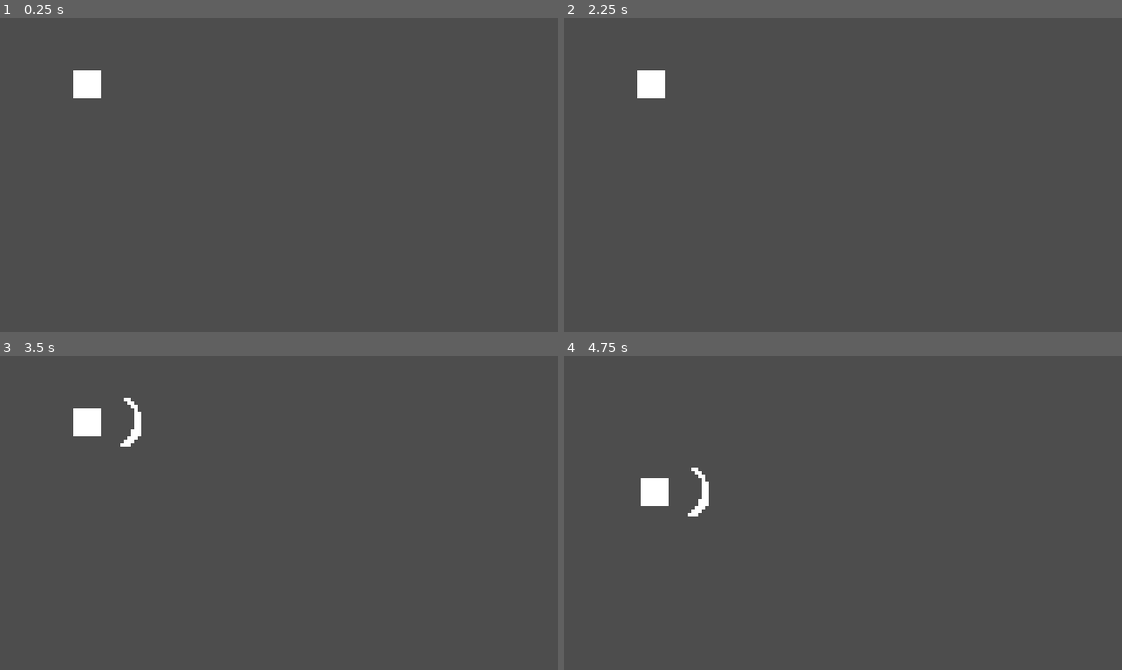
Above: before the commit, frames 1-4 (two rows, left to right).
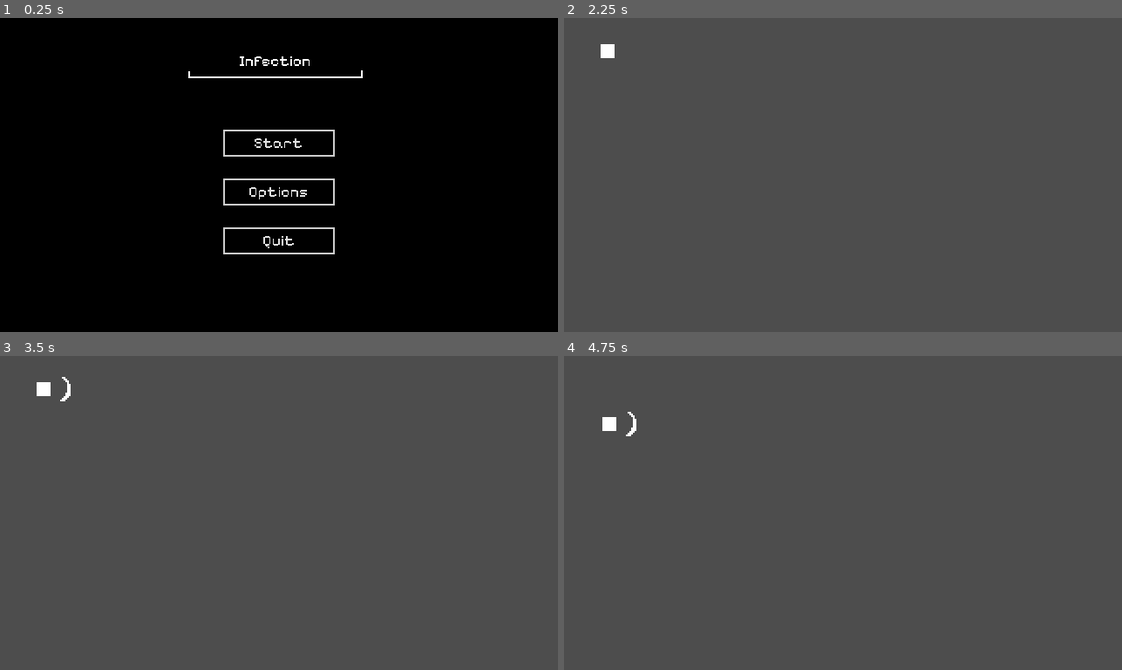
Above: after the commit, the same moments.

Repository: MortorG/WildJam67
Game: Godot game, scene res://Scenes/Interface/main_menu.tscn
The game is run twice, just before and just after one commit, with the same random seed, the same clock (stepped at 60 frames per second) and the same inputs. Before the commit the project starts from res://Scenes/game.tscn.
Inputs (mouse positions are in pixels of both pictures, inside the frame that each line leads up to):
- Up to frame 1 (0.25 s): no input
- Up to frame 2 (2.25 s): click (843, 190) at 0.5 s, where only the run after the commit has a clickable "Options"; click (843, 102) at 1.25 s, where only the run after the commit has a clickable "Back"; click (843, 143) at 2 s, where only the run after the commit has a clickable "Start"
- Up to frame 3 (3.5 s): tap Enter at 2.75 s; hold D (move_right) from 2.78 s (still down); hold J (slash) from 2.78 s (still down)
- Up to frame 4 (4.75 s): tap Space at 3.5 s; release D (move_right) at 3.53 s; release J (slash) at 3.53 s; hold S (move_down) 3.53-4.28 s; tap J (slash) at 3.6 s; hold D (move_right) from 4.28 s (still down); hold J (slash) from 4.28 s (still down)

The runs differ from the first frame. In frame 1, 100% of the frame differs, in the area x 0-100%, y 0-100%; in frame 2, 0.6%; in frame 3, 0.8%; in frame 4, 0.8%.

Commit message:
add main and pause menus

Diff:
--- /dev/null
+++ b/Jam/Resources/main_ui_theme.tres
@@ -0,0 +1,44 @@
+[gd_resource type="Theme" load_steps=6 format=3 uid="uid://tsxweyrh2p8p"]
+
+[ext_resource type="FontFile" uid="uid://dhe42jroq5i1e" path="res://Resources/PixelifySans-Regular.ttf" id="1_4asxh"]
+
+[sub_resource type="StyleBoxFlat" id="StyleBoxFlat_fem0q"]
+bg_color = Color(0, 0, 0, 1)
+border_width_left = 1
+border_width_top = 1
+border_width_right = 1
+border_width_bottom = 1
+border_color = Color(0.313726, 0.313726, 0.313726, 1)
+
+[sub_resource type="StyleBoxFlat" id="StyleBoxFlat_47j1r"]
+bg_color = Color(0, 0, 0, 1)
+border_width_left = 3
+border_width_top = 3
+border_width_right = 3
+border_width_bottom = 3
+border_color = Color(0.858824, 0.784314, 0.67451, 1)
+
+[sub_resource type="StyleBoxFlat" id="StyleBoxFlat_cmeow"]
+bg_color = Color(0, 0, 0, 1)
+border_width_left = 2
+border_width_top = 2
+border_width_right = 2
+border_width_bottom = 2
+
+[sub_resource type="StyleBoxFlat" id="StyleBoxFlat_b48y0"]
+bg_color = Color(0, 0, 0, 1)
+border_width_left = 3
+border_width_top = 3
+border_width_right = 3
+border_width_bottom = 3
+border_color = Color(0.972549, 0.752941, 0.196078, 1)
+
+[resource]
+Button/font_sizes/font_size = 18
+Button/fonts/font = ExtResource("1_4asxh")
+Button/styles/disabled = SubResource("StyleBoxFlat_fem0q")
+Button/styles/hover = SubResource("StyleBoxFlat_47j1r")
+Button/styles/normal = SubResource("StyleBoxFlat_cmeow")
+Button/styles/pressed = SubResource("StyleBoxFlat_b48y0")
+Label/font_sizes/font_size = 18
+Label/fonts/font = ExtResource("1_4asxh")
--- /dev/null
+++ b/Jam/Scenes/Interface/game_canvas.tscn
@@ -0,0 +1,8 @@
+[gd_scene load_steps=2 format=3 uid="uid://cj1kcan1vleuv"]
+
+[ext_resource type="PackedScene" uid="uid://ccg5qqnkmwon0" path="res://Scenes/Interface/pause_menu.tscn" id="1_t8n3i"]
+
+[node name="CanvasLayer" type="CanvasLayer"]
+
+[node name="PauseMenu" parent="." instance=ExtResource("1_t8n3i")]
+visible = false
--- /dev/null
+++ b/Jam/Scenes/Interface/main_menu.tscn
@@ -0,0 +1,124 @@
+[gd_scene load_steps=4 format=3 uid="uid://w0s507coo7dm"]
+
+[ext_resource type="Script" path="res://Scripts/Interface/MainMenu.gd" id="1_5e1us"]
+[ext_resource type="Theme" uid="uid://tsxweyrh2p8p" path="res://Resources/main_ui_theme.tres" id="1_ip4ko"]
+[ext_resource type="PackedScene" uid="uid://cycvmhfxfa1cr" path="res://Scenes/Interface/options_submenu.tscn" id="3_6yk75"]
+
+[node name="MainMenu" type="Control"]
+layout_mode = 3
+anchors_preset = 15
+anchor_right = 1.0
+anchor_bottom = 1.0
+grow_horizontal = 2
+grow_vertical = 2
+
+[node name="Background" type="ColorRect" parent="."]
+layout_mode = 1
+anchors_preset = 15
+anchor_right = 1.0
+anchor_bottom = 1.0
+grow_horizontal = 2
+grow_vertical = 2
+color = Color(0, 0, 0, 1)
+script = ExtResource("1_5e1us")
+
+[node name="Header" type="Label" parent="Background"]
+texture_filter = 1
+layout_mode = 1
+anchors_preset = 5
+anchor_left = 0.5
+anchor_right = 0.5
+offset_left = -104.0
+offset_top = 32.0
+offset_right = 96.0
+offset_bottom = 67.0
+grow_horizontal = 2
+theme = ExtResource("1_ip4ko")
+text = "Infection"
+horizontal_alignment = 1
+vertical_alignment = 1
+
+[node name="Border-bottom" type="ColorRect" parent="Background/Header"]
+layout_mode = 1
+anchors_preset = 12
+anchor_top = 1.0
+anchor_right = 1.0
+anchor_bottom = 1.0
+offset_bottom = 2.0
+grow_horizontal = 2
+grow_vertical = 0
+
+[node name="Border-left" type="ColorRect" parent="Background/Header"]
+layout_mode = 1
+anchors_preset = 9
+anchor_bottom = 1.0
+offset_top = 29.0
+offset_right = 2.0
+grow_vertical = 2
+
+[node name="Border-right" type="ColorRect" parent="Background/Header"]
+layout_mode = 1
+anchors_preset = 11
+anchor_left = 1.0
+anchor_right = 1.0
+anchor_bottom = 1.0
+offset_left = -2.0
+offset_top = 28.0
+grow_horizontal = 0
+grow_vertical = 2
+
+[node name="Start" type="Button" parent="Background"]
+layout_mode = 1
+anchors_preset = 8
+anchor_left = 0.5
+anchor_top = 0.5
+anchor_right = 0.5
+anchor_bottom = 0.5
+offset_left = -64.0
+offset_top = -52.0
+offset_right = 64.0
+offset_bottom = -21.0
+grow_horizontal = 2
+grow_vertical = 2
+theme = ExtResource("1_ip4ko")
+text = "Start"
+
+[node name="Options" type="Button" parent="Background"]
+layout_mode = 1
+anchors_preset = 8
+anchor_left = 0.5
+anchor_top = 0.5
+anchor_right = 0.5
+anchor_bottom = 0.5
+offset_left = -64.0
+offset_top = 4.0
+offset_right = 64.0
+offset_bottom = 35.0
+grow_horizontal = 2
+grow_vertical = 2
+theme = ExtResource("1_ip4ko")
+text = "Options"
+
+[node name="Quit" type="Button" parent="Background"]
+layout_mode = 1
+anchors_preset = 8
+anchor_left = 0.5
+anchor_top = 0.5
+anchor_right = 0.5
+anchor_bottom = 0.5
+offset_left = -64.0
+offset_top = 60.0
+offset_right = 64.0
+offset_bottom = 91.0
+grow_horizontal = 2
+grow_vertical = 2
+theme = ExtResource("1_ip4ko")
+text = "Quit"
+
+[node name="Options" parent="." instance=ExtResource("3_6yk75")]
+visible = false
+layout_mode = 1
+
+[connection signal="pressed" from="Background/Start" to="Background" method="_on_start_pressed"]
+[connection signal="pressed" from="Background/Options" to="Background" method="_on_options_pressed"]
+[connection signal="pressed" from="Background/Quit" to="Background" method="_on_quit_pressed"]
--- /dev/null
+++ b/Jam/Scenes/Interface/options_submenu.tscn
@@ -0,0 +1,65 @@
+[gd_scene load_steps=3 format=3 uid="uid://cycvmhfxfa1cr"]
+
+[ext_resource type="Script" path="res://Scripts/Interface/OptionsMenu.gd" id="1_3cmwl"]
+[ext_resource type="Theme" uid="uid://tsxweyrh2p8p" path="res://Resources/main_ui_theme.tres" id="2_5r7me"]
+
+[node name="Options" type="ColorRect"]
+process_mode = 3
+anchors_preset = 15
+anchor_right = 1.0
+anchor_bottom = 1.0
+grow_horizontal = 2
+grow_vertical = 2
+color = Color(0, 0, 0, 1)
+script = ExtResource("1_3cmwl")
+
+[node name="Back" type="Button" parent="."]
+layout_mode = 1
+anchors_preset = 8
+anchor_left = 0.5
+anchor_top = 0.5
+anchor_right = 0.5
+anchor_bottom = 0.5
+offset_left = -64.0
+offset_top = -100.0
+offset_right = 64.0
+offset_bottom = -69.0
+grow_horizontal = 2
+grow_vertical = 2
+theme = ExtResource("2_5r7me")
+text = "Back"
+
+[node name="Header" type="Label" parent="."]
+texture_filter = 1
+layout_mode = 1
+anchors_preset = 5
+anchor_left = 0.5
+anchor_right = 0.5
+offset_left = -104.0
+offset_top = 32.0
+offset_right = 96.0
+offset_bottom = 67.0
+grow_horizontal = 2
+theme = ExtResource("2_5r7me")
+text = "Options"
+horizontal_alignment = 1
+vertical_alignment = 1
+
+[node name="TempLabel" type="Label" parent="."]
+texture_filter = 1
+layout_mode = 1
+anchors_preset = 5
+anchor_left = 0.5
+anchor_right = 0.5
+offset_left = -104.0
+offset_top = 184.0
+offset_right = 96.0
+offset_bottom = 219.0
+grow_horizontal = 2
+theme = ExtResource("2_5r7me")
+theme_override_colors/font_color = Color(0.717647, 0.717647, 0.717647, 1)
+text = "in development..."
+horizontal_alignment = 1
+vertical_alignment = 1
+
+[connection signal="pressed" from="Back" to="." method="_on_back_pressed"]
--- /dev/null
+++ b/Jam/Scenes/Interface/pause_menu.tscn
@@ -0,0 +1,125 @@
+[gd_scene load_steps=4 format=3 uid="uid://ccg5qqnkmwon0"]
+
+[ext_resource type="Script" path="res://Scripts/Interface/PauseMenu.gd" id="1_t1isg"]
+[ext_resource type="Theme" uid="uid://tsxweyrh2p8p" path="res://Resources/main_ui_theme.tres" id="2_pjaxh"]
+[ext_resource type="PackedScene" uid="uid://cycvmhfxfa1cr" path="res://Scenes/Interface/options_submenu.tscn" id="3_fpffe"]
+
+[node name="PauseMenu" type="Control"]
+process_mode = 3
+layout_mode = 3
+anchors_preset = 15
+anchor_right = 1.0
+anchor_bottom = 1.0
+grow_horizontal = 2
+grow_vertical = 2
+
+[node name="Background" type="ColorRect" parent="."]
+layout_mode = 1
+anchors_preset = 15
+anchor_right = 1.0
+anchor_bottom = 1.0
+grow_horizontal = 2
+grow_vertical = 2
+color = Color(0, 0, 0, 0.301961)
+script = ExtResource("1_t1isg")
+
+[node name="Header" type="Label" parent="Background"]
+texture_filter = 1
+layout_mode = 1
+anchors_preset = 5
+anchor_left = 0.5
+anchor_right = 0.5
+offset_left = -104.0
+offset_top = 32.0
+offset_right = 96.0
+offset_bottom = 67.0
+grow_horizontal = 2
+theme = ExtResource("2_pjaxh")
+text = "Pause"
+horizontal_alignment = 1
+vertical_alignment = 1
+
+[node name="Border-bottom" type="ColorRect" parent="Background/Header"]
+layout_mode = 1
+anchors_preset = 12
+anchor_top = 1.0
+anchor_right = 1.0
+anchor_bottom = 1.0
+offset_bottom = 2.0
+grow_horizontal = 2
+grow_vertical = 0
+
+[node name="Border-left" type="ColorRect" parent="Background/Header"]
+layout_mode = 1
+anchors_preset = 9
+anchor_bottom = 1.0
+offset_top = 29.0
+offset_right = 2.0
+grow_vertical = 2
+
+[node name="Border-right" type="ColorRect" parent="Background/Header"]
+layout_mode = 1
+anchors_preset = 11
+anchor_left = 1.0
+anchor_right = 1.0
+anchor_bottom = 1.0
+offset_left = -2.0
+offset_top = 28.0
+grow_horizontal = 0
+grow_vertical = 2
+
+[node name="Continue" type="Button" parent="Background"]
+layout_mode = 1
+anchors_preset = 8
+anchor_left = 0.5
+anchor_top = 0.5
+anchor_right = 0.5
+anchor_bottom = 0.5
+offset_left = -64.0
+offset_top = -52.0
+offset_right = 64.0
+offset_bottom = -21.0
+grow_horizontal = 2
+grow_vertical = 2
+theme = ExtResource("2_pjaxh")
+text = "Continue"
+
+[node name="Options" type="Button" parent="Background"]
+layout_mode = 1
+anchors_preset = 8
+anchor_left = 0.5
+anchor_top = 0.5
+anchor_right = 0.5
+anchor_bottom = 0.5
+offset_left = -64.0
+offset_top = 4.0
+offset_right = 64.0
+offset_bottom = 35.0
+grow_horizontal = 2
+grow_vertical = 2
+theme = ExtResource("2_pjaxh")
+text = "Options"
+
+[node name="Quit" type="Button" parent="Background"]
+layout_mode = 1
+anchors_preset = 8
+anchor_left = 0.5
+anchor_top = 0.5
+anchor_right = 0.5
+anchor_bottom = 0.5
+offset_left = -64.0
+offset_top = 60.0
+offset_right = 64.0
+offset_bottom = 91.0
+grow_horizontal = 2
+grow_vertical = 2
+theme = ExtResource("2_pjaxh")
+text = "To main menu"
+
+[node name="Options" parent="." instance=ExtResource("3_fpffe")]
+visible = false
+layout_mode = 1
+
+[connection signal="pressed" from="Background/Continue" to="Background" method="_on_continue_pressed"]
+[connection signal="pressed" from="Background/Options" to="Background" method="_on_options_pressed"]
+[connection signal="pressed" from="Background/Quit" to="Background" method="_on_quit_pressed"]
--- /dev/null
+++ b/Jam/Scenes/Levels/game.tscn
@@ -0,0 +1,10 @@
+[gd_scene load_steps=3 format=3 uid="uid://dp4mvujgd35sx"]
+
+[ext_resource type="PackedScene" uid="uid://006kxed2ooro" path="res://Scenes/Objects/player.tscn" id="1_kduee"]
+[ext_resource type="PackedScene" uid="uid://cj1kcan1vleuv" path="res://Scenes/Interface/game_canvas.tscn" id="2_5u4wv"]
+
+[node name="Game" type="Node2D"]
+
+[node name="Player" parent="." instance=ExtResource("1_kduee")]
+
+[node name="CanvasLayer" parent="." instance=ExtResource("2_5u4wv")]
--- a/Jam/Scenes/player.tscn
+++ b/Jam/Scenes/Objects/player.tscn
@@ -5,7 +5,7 @@
 [ext_resource type="Script" path="res://Scripts/Player/IdleState.gd" id="3_lpl8u"]
 [ext_resource type="Script" path="res://Scripts/Player/MovingState.gd" id="4_s5irc"]
 [ext_resource type="Script" path="res://Scripts/Player/SlashState.gd" id="5_5otrx"]
-[ext_resource type="PackedScene" uid="uid://c3txl1it6w24b" path="res://Scenes/slash.tscn" id="6_vyje8"]
+[ext_resource type="PackedScene" uid="uid://c3txl1it6w24b" path="res://Scenes/Objects/slash.tscn" id="6_vyje8"]
 [ext_resource type="Script" path="res://Scripts/HealthComponent.gd" id="6_xng8r"]
 
 [sub_resource type="AtlasTexture" id="AtlasTexture_i2swy"]
--- a/Jam/Scenes/game.tscn
+++ /dev/null
@@ -1,7 +0,0 @@
-[gd_scene load_steps=2 format=3 uid="uid://dp4mvujgd35sx"]
-
-[ext_resource type="PackedScene" uid="uid://006kxed2ooro" path="res://Scenes/player.tscn" id="1_wwee3"]
-
-[node name="Game" type="Node2D"]
-
-[node name="Player" parent="." instance=ExtResource("1_wwee3")]
--- /dev/null
+++ b/Jam/Scripts/Interface/MainMenu.gd
@@ -0,0 +1,13 @@
+extends MenuBase
+
+
+func _on_start_pressed():
+	get_tree().change_scene_to_file("res://Scenes/Levels/game.tscn")
+
+
+func _on_options_pressed():
+	set_options_visible()
+
+
+func _on_quit_pressed():
+	get_tree().root.propagate_notification(NOTIFICATION_WM_CLOSE_REQUEST)
--- /dev/null
+++ b/Jam/Scripts/Interface/MenuBase.gd
@@ -0,0 +1,10 @@
+extends ColorRect
+
+class_name MenuBase
+
+
+@onready
+var options: ColorRect = get_node("../Options")
+
+func set_options_visible() -> void:
+	options.visible = true
--- /dev/null
+++ b/Jam/Scripts/Interface/OptionsMenu.gd
@@ -0,0 +1,5 @@
+extends ColorRect
+
+
+func _on_back_pressed():
+	visible = false
--- /dev/null
+++ b/Jam/Scripts/Interface/PauseMenu.gd
@@ -0,0 +1,29 @@
+extends MenuBase
+
+
+func _on_continue_pressed():
+	get_tree().paused = false
+	change_visible(false)
+
+
+func _on_options_pressed():
+	set_options_visible()
+
+
+func _on_quit_pressed():
+	get_tree().paused = false
+	get_tree().change_scene_to_file("res://Scenes/Interface/main_menu.tscn")
+
+
+func _process(_delta):
+	if Input.is_action_just_pressed("pause"):
+		change_visible(!get_visible())
+		get_tree().paused = get_visible()
+
+
+func change_visible(value: bool) -> void:
+	get_parent().visible = value
+
+
+func get_visible() -> bool:
+	return get_parent().visible
--- /dev/null
+++ b/Jam/Scripts/Utils/Global.gd
@@ -0,0 +1,6 @@
+extends Node
+
+
+func _notification(what):
+	if what == NOTIFICATION_WM_CLOSE_REQUEST:
+		get_tree().quit()
--- a/Jam/project.godot
+++ b/Jam/project.godot
@@ -10,20 +10,33 @@
 
 [application]
 
-config/name="Jam"
-run/main_scene="res://Scenes/game.tscn"
+config/name="Infection"
+run/main_scene="res://Scenes/Interface/main_menu.tscn"
 config/features=PackedStringArray("4.2", "Forward Plus")
-config/icon="res://icon.svg"
+
+[autoload]
+
+G="*res://Scripts/Utils/Global.gd"
 
 [display]
 
-window/size/viewport_width=320
-window/size/viewport_height=180
-window/stretch/mode="viewport"
+window/size/viewport_width=640
+window/size/viewport_height=360
+window/stretch/mode="canvas_items"
+window/stretch/scale_mode="integer"
 
 [dotnet]
 
 project/assembly_name="Jam"
+
+[file_customization]
+
+folder_colors={
+"res://Resources/": "orange",
+"res://Scenes/": "yellow",
+"res://Scripts/": "teal",
+"res://Sprites/": "green"
+}
 
 [input]
 
@@ -52,3 +65,12 @@
 "events": [Object(InputEventKey,"resource_local_to_scene":false,"resource_name":"","device":-1,"window_id":0,"alt_pressed":false,"shift_pressed":false,"ctrl_pressed":false,"meta_pressed":false,"pressed":false,"keycode":0,"physical_keycode":74,"key_label":0,"unicode":106,"echo":false,"script":null)
 ]
 }
+pause={
+"deadzone": 0.5,
+"events": [Object(InputEventKey,"resource_local_to_scene":false,"resource_name":"","device":-1,"window_id":0,"alt_pressed":false,"shift_pressed":false,"ctrl_pressed":false,"meta_pressed":false,"pressed":false,"keycode":0,"physical_keycode":4194305,"key_label":0,"unicode":0,"echo":false,"script":null)
+]
+}
+
+[rendering]
+
+textures/canvas_textures/default_texture_filter=0
Binary file added: Jam/Resources/PixelifySans-Regular.ttf
Not shown, added: Jam/Resources/PixelifySans-Regular.ttf.import
Renamed: Jam/Scenes/slash.tscn -> Jam/Scenes/Objects/slash.tscn
Not shown, added: Jam/Sprites/basic_enemy_32x32.png.import
Not shown, added: Jam/Sprites/parasite_48x48.png.import
Not shown, added: Jam/Sprites/parasite_attack_32x32.png.import
